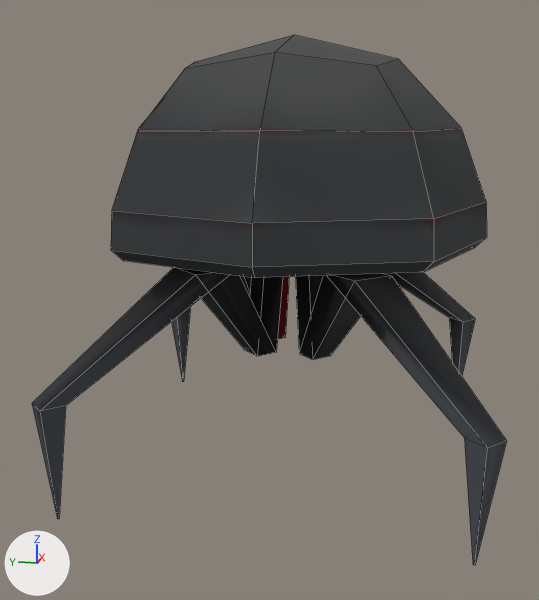
Renders of the FBX model Bowling/Assets/Model/Enemy/ShortEnemy/shortEnemy.fbx from each side of a commit.
Before and after are seen from a 50 mm lens placed at (-1.628, -0.273, 0.772), pointed at (-0.034, 0.046, 0.373). Arrows for +X, +Y and +Z are at lower left; the lights stay in place. Mesh edges are drawn as thin lines. Where no turn or scale is listed for an object, it has been applied to the vertices. Vertices at the same position are counted once.

Objects in the first picture: 'head', 'legs'.
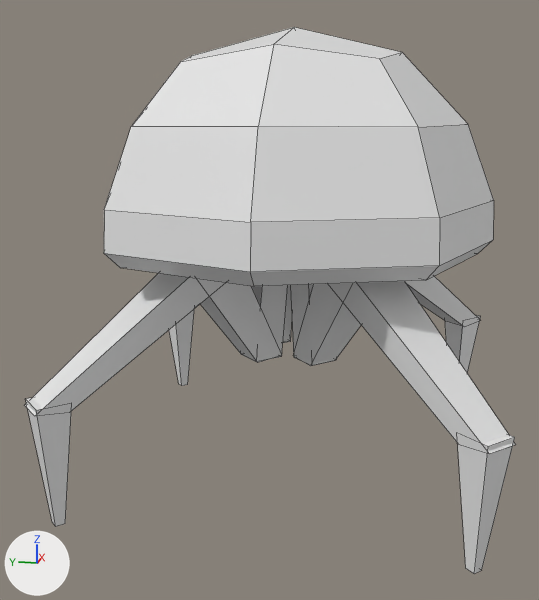
What the commit changed:
Material 'OH_Outline_Material' (mat_oh_outline_material) is new.
Its base color is (0.8, 0.8, 0.8) (white #e7e7e7).
Its roughness is 0.4.
me_立方体_001 is used by ob_legs; location (0.0, 0.0, 0.0).
me_立方体_001 had 80 vertices, 84 faces and spanned x -0.435..0.435, y -0.436..0.436, z 0.0..0.512.
me_立方体_001 now has 208 vertices, 180 faces and spans x -0.449..0.449, y -0.45..0.45, z -0.009..0.521.
Part 2, on me_立方体_001:
100 vertices are added at x -0.449..0.449, y -0.45..0.45, z -0.009..0.521.
8 new vertices lie (0.048, 0.048, 0.0) away from vertices in x -0.448..0.4, y -0.449..0.401, z 0.228..0.52.
8 new vertices lie (0.048, -0.048, 0.0) away from vertices in x -0.448..0.4, y -0.401..0.449, z 0.228..0.52.
6 new vertices lie (0.047, 0.047, 0.0) away from vertices in x -0.4..0.353, y -0.401..0.354, z 0.247..0.521.
6 new vertices lie (0.047, -0.047, 0.0) away from vertices in x -0.4..0.353, y -0.354..0.401, z 0.247..0.521.
96 new faces join them, mat_oh_outline_material (white #e7e7e7).
me_立方体_001 now uses material mat_oh_outline_material (white #e7e7e7).
me_立方体_002 is used by ob_head; location (0.0, 0.0, 0.0).
me_立方体_002 had 208 vertices, 204 faces and spanned x -0.415..0.415, y -0.415..0.415, z 0.473..0.937.
me_立方体_002 now has 416 vertices, 408 faces and spans x -0.429..0.429, y -0.429..0.429, z 0.458..0.952.
me_立方体_002 part 1: a new loose piece of 74 vertices spanning x -0.429..0.429, y -0.429..0.429, z 0.486..0.952, in mat_oh_outline_material (white #e7e7e7).
me_立方体_002 now uses material mat_oh_outline_material (white #e7e7e7).

Changed parts and their boxes [x1, y1, x2, y2] in the pictures (539 x 600 px):
'head', reshaped (7% taller)
    before: [111, 35, 487, 278]
    after: [104, 27, 494, 286]
'legs', reshaped
    before: [32, 267, 507, 565]
    after: [25, 273, 515, 574]
part 1 of me_立方体_002, added
    after: [104, 27, 494, 286]
part 2 of me_立方体_001, added
    after: [25, 273, 515, 574]
